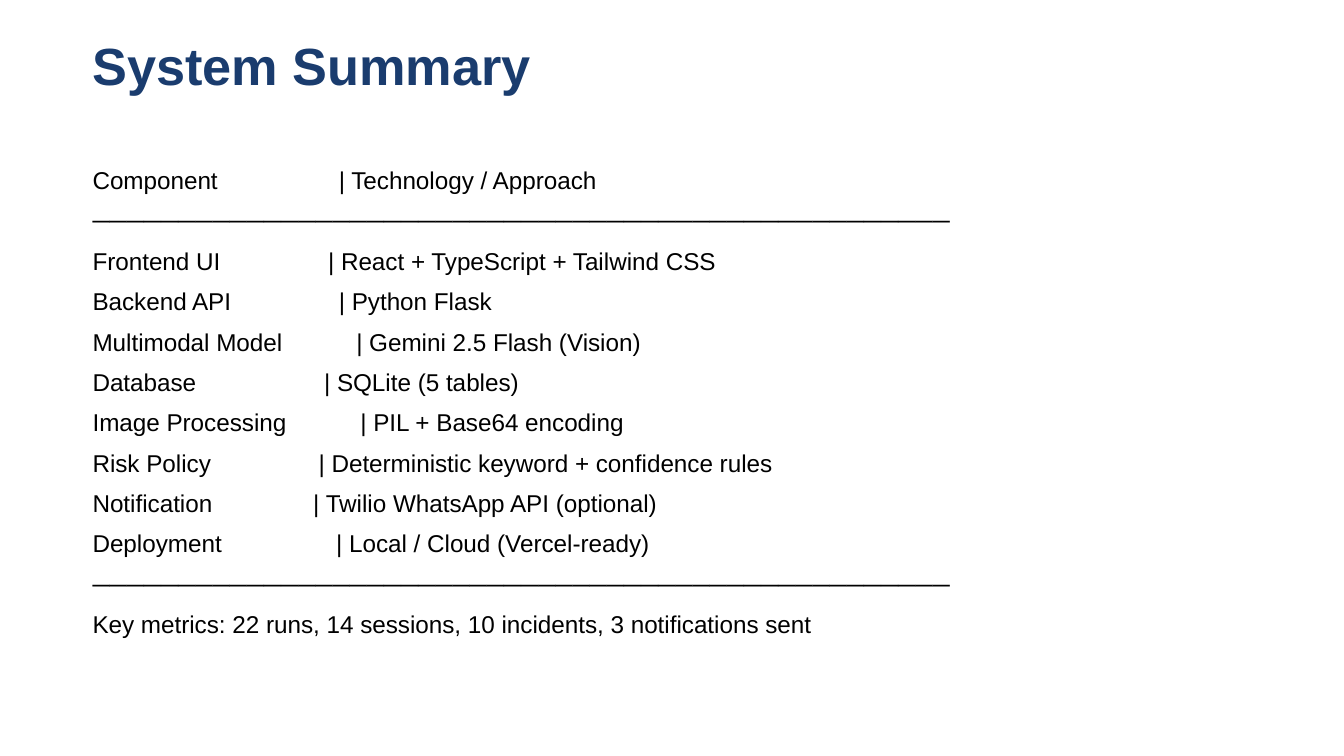
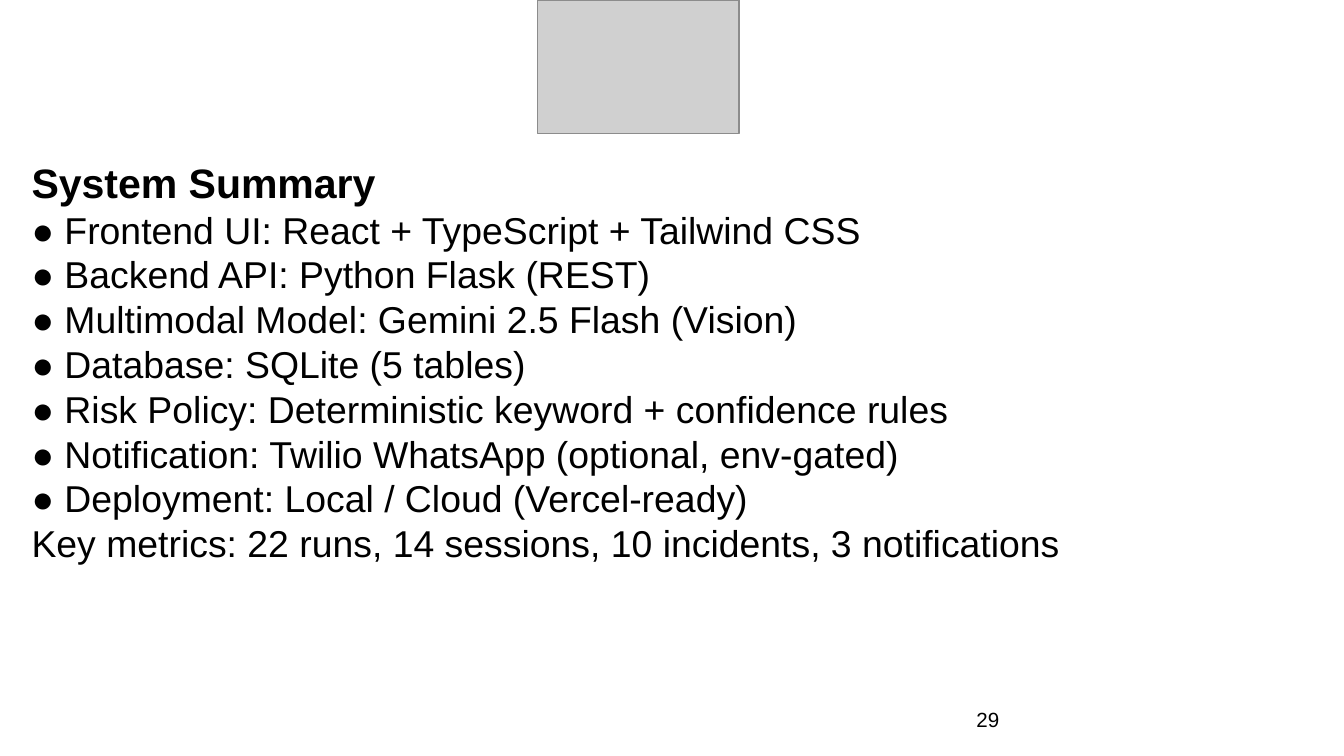
Before and after one commit to nibodhdaware/VisionGPT, a slide deck: slide 29 of paper/stage2_review3_updated.pptx. Drawn at 1344x756 pixels with LibreOffice and Linux fonts; fonts in the diff are those of the drawing; grey boxes stand for pictures. Boxes give left, top, right and bottom in pixels: in the first picture for what was removed or moved away, otherwise in the second. Text is boxed around its words. In the diff, an @@ line names an element or a change of style, - is before the commit and + after.

```diff
--- a/paper/stage2_review3_updated.pptx
+++ b/paper/stage2_review3_updated.pptx
@@ picture added at [538,0,739,134] @@
@@ text removed at [93,48,531,95] @@
-System Summary
@@ text at [32,169,1059,565]: text changed; size 13 to 20 pt @@
-Component | Technology / Approach
-──────────────────────────────────────────────────
-Frontend UI | React + TypeScript + Tailwind CSS
-Backend API | Python Flask
-Multimodal Model | Gemini 2.5 Flash (Vision)
-Database | SQLite (5 tables)
-Image Processing | PIL + Base64 encoding
-Risk Policy | Deterministic keyword + confidence rules
-Notification | Twilio WhatsApp API (optional)
-Deployment | Local / Cloud (Vercel-ready)
-──────────────────────────────────────────────────
-Key metrics: 22 runs, 14 sessions, 10 incidents, 3 notifications sent
+System Summary
+● Frontend UI: React + TypeScript + Tailwind CSS
+● Backend API: Python Flask (REST)
+● Multimodal Model: Gemini 2.5 Flash (Vision)
+● Database: SQLite (5 tables)
+● Risk Policy: Deterministic keyword + confidence rules
+● Notification: Twilio WhatsApp (optional, env-gated)
+● Deployment: Local / Cloud (Vercel-ready)
+Key metrics: 22 runs, 14 sessions, 10 incidents, 3 notifications
@@ text added at [976,712,999,727], 11 pt, text #000000 @@
+29
```
Also in this commit, not shown: 48 other slides changed, 4 slides added, 4 slides removed.
